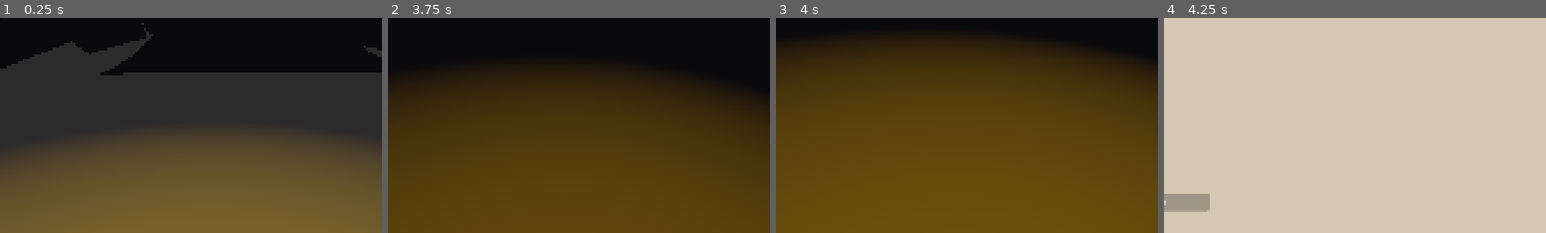
Above: before the commit, frames 1-4 (left to right).
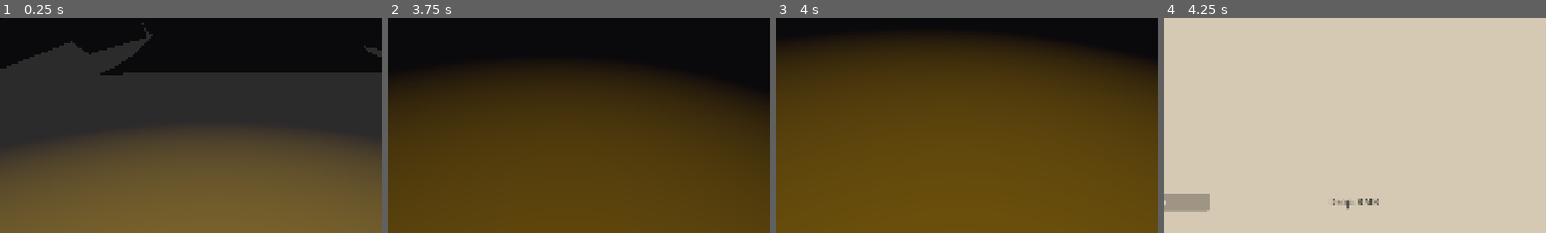
Above: after the commit, the same moments.

Repository: JFCarson/goon-tomb
Game: Godot game, scene res://main.tscn
The game is run twice, just before and just after one commit, with the same random seed, the same clock (stepped at 60 frames per second) and the same inputs.
Inputs (mouse positions are % of the whole screen's width and height, from its top left):
- Up to frame 1 (0.25 s): no input
- Up to frame 2 (3.75 s): tap Enter at 0.5 s; move the mouse to (55, 50) at 0.52 s; hold W (move_forward) from 0.53 s (still down); tap E (interact) at 0.6, 1.55, 2.85 s; tap Space (jump) at 0.77, 1.52, 3.02 s; right-click (55, 50) at 0.8 s; move the mouse to (45, 50) at 1.27 s; right-click (45, 50) at 1.35 s; move the mouse to (52, 48) at 2.02 s; hold Ctrl (crouch) 2.03-2.78 s; right-click (52, 48) at 2.3 s; move the mouse to (49, 52) at 2.77 s; move the mouse to (57, 51) at 3.52 s; hold Shift (sprint) from 3.53 s (still down)
- Up to frame 3 (4 s): keep holding W (move_forward); keep holding Shift (sprint); tap Space (jump) at 3.77 s; right-click (57, 51) at 3.8 s
- Up to frame 4 (4.25 s): keep holding W (move_forward); keep holding Shift (sprint); tap I (toggle_inventory) at 4.15 s
The pictures show only the part of the screen within x 22-72%, y 50-100%; the shares and areas given below are measured in that part.

Frames 1-3 are identical in both runs. In frame 4, 0.2% of the frame differs, in the area x 44-57%, y 84-90%.

Commit message:
feat(items): added drop functionality to the ui inventory

Diff:
--- a/dungeon/Door/door.tscn
+++ b/dungeon/Door/door.tscn
@@ -4,7 +4,6 @@
 [ext_resource type="PackedScene" uid="uid://irhm7hnwx7r5" path="res://assets/models/Door/Door.glb" id="2_r4ow2"]
 [ext_resource type="AudioStream" uid="uid://o7bsbxa52y05" path="res://assets/audio/Door/open.wav" id="3_sdsw2"]
 [ext_resource type="AudioStream" uid="uid://bnjcyf48iqygi" path="res://assets/audio/Door/close.wav" id="4_pte1u"]
-
 
 [sub_resource type="BoxShape3D" id="BoxShape3D_amx8r"]
 size = Vector3(0.17218018, 2.0072064, 0.98883057)
@@ -18,7 +17,7 @@
 [node name="DoorModel" parent="AnimatableBody3D" unique_id=511604472 instance=ExtResource("2_r4ow2")]
 transform = Transform3D(1, 0, 0, 0, 1, 0, 0, 0, 1, 0, -0.883, 0.507)
 
-[node name="Sphere" parent="AnimatableBody3D/DoorModel" index="0" unique_id=2043475446]
+[node name="Sphere" parent="AnimatableBody3D/DoorModel" index="0" unique_id=244456458]
 transform = Transform3D(0.074958384, 0, 0, 0, 0.074958384, 0, 0, 0, 0.074958384, 0, 0, 0)
 
 [node name="CollisionShape3D" type="CollisionShape3D" parent="AnimatableBody3D" unique_id=106858595]
--- a/dungeon/Lever/lever.tscn
+++ b/dungeon/Lever/lever.tscn
@@ -4,7 +4,6 @@
 [ext_resource type="PackedScene" uid="uid://carp1e6cyye6h" path="res://assets/models/Lever/Lever.glb" id="2_krmxv"]
 [ext_resource type="AudioStream" uid="uid://bpml0aieyqqg8" path="res://assets/audio/Lever/down.wav" id="3_fcc0r"]
 [ext_resource type="AudioStream" uid="uid://ck0wohnbhqy4h" path="res://assets/audio/Lever/up.wav" id="4_52k85"]
-
 
 [sub_resource type="BoxShape3D" id="BoxShape3D_amx8r"]
 size = Vector3(0.48012924, 0.9951172, 0.4038086)
@@ -13,7 +12,6 @@
 
 [node name="Lever" type="StaticBody3D" parent="." unique_id=1450255964]
 script = ExtResource("1_epjge")
-prompt_message = "Pull"
 
 [node name="LeverModel" parent="Lever" unique_id=362290194 instance=ExtResource("2_krmxv")]
 transform = Transform3D(7, 0, 0, 0, 7, 0, 0, 0, 7, 0, 0, 0)
--- a/project.godot
+++ b/project.godot
@@ -32,7 +32,8 @@
 "res://src/": "gray",
 "res://src/entity/": "yellow",
 "res://src/interactable/": "blue",
-"res://src/overlays/": "green"
+"res://src/overlays/": "green",
+"res://src/world/": "teal"
 }
 
 [filesystem]
@@ -82,6 +83,16 @@
 "events": [Object(InputEventKey,"resource_local_to_scene":false,"resource_name":"","device":-1,"window_id":0,"alt_press …(192 unchanged characters)…
 ]
 }
+use_primary={
+"deadzone": 0.2,
+"events": [null, Object(InputEventMouseButton,"resource_local_to_scene":false,"resource_name":"","device":-1,"window_id":0,"alt_pressed":false,"shift_pressed":false,"ctrl_pressed":false,"meta_pressed":false,"button_mask":0,"position":Vector2(0, 0),"global_position":Vector2(0, 0),"factor":1.0,"button_index":1,"canceled":false,"pressed":false,"double_click":false,"script":null)
+]
+}
+use_secondary={
+"deadzone": 0.2,
+"events": [Object(InputEventMouseButton,"resource_local_to_scene":false,"resource_name":"","device":-1,"window_id":0,"alt_pressed":false,"shift_pressed":false,"ctrl_pressed":false,"meta_pressed":false,"button_mask":0,"position":Vector2(0, 0),"global_position":Vector2(0, 0),"factor":1.0,"button_index":2,"canceled":false,"pressed":false,"double_click":false,"script":null)
+]
+}
 crouch={
 "deadzone": 0.2,
 "events": [Object(InputEventKey,"resource_local_to_scene":false,"resource_name":"","device":-1,"window_id":0,"alt_press …(195 unchanged characters)…
--- a/src/entity/Player.tscn
+++ b/src/entity/Player.tscn
@@ -32,6 +32,8 @@
 [sub_resource type="CapsuleShape3D" id="CapsuleShape3D_68jae"]
 radius = 0.3
 height = 1.8
+
+[sub_resource type="BoxShape3D" id="BoxShape3D_lvook"]
 
 [node name="Player" type="CharacterBody3D" unique_id=1390332273]
 script = ExtResource("1_8sy0d")
@@ -95,6 +97,10 @@
 target_position = Vector3(0, 0, -2)
 collision_mask = 3
 
+[node name="DropShapeCast" type="ShapeCast3D" parent="GameCameraController/PlayerCameraHead/Camera3D" unique_id=1018629330]
+transform = Transform3D(1, 0, 0, 0, 1, 0, 0, 0, 1, 0, 1, -1)
+shape = SubResource("BoxShape3D_lvook")
+
 [node name="PlayerActionController" type="Node" parent="." unique_id=1749193609]
 script = ExtResource("3_ebxi0")
 metadata/_custom_type_script = "uid://bcuhr28pctwqc"
--- a/src/entity/scripts/generic/component/inventory.gd
+++ b/src/entity/scripts/generic/component/inventory/inventory.gd
@@ -94,7 +94,7 @@
 
 	var count : int = 0
 
-	for inventory_item : InventoryItem in inventory:
+	for inventory_item : InventoryItem in inventory.items:
 		if inventory_item.definition == item:
 			count += 1
 
--- a/src/entity/scripts/player/controller/camera_controller.gd
+++ b/src/entity/scripts/player/controller/camera_controller.gd
@@ -8,6 +8,7 @@
 @onready var camera : Camera3D = $PlayerCameraHead/Camera3D
 @onready var camera_head : Node3D = $PlayerCameraHead
 @onready var interact_ray : RayCast3D = $PlayerCameraHead/Camera3D/InteractRay
+@onready var drop_shape_cast : ShapeCast3D = $PlayerCameraHead/Camera3D/DropShapeCast
 @onready var camera_look : CameraLook = $PlayerCameraHead/CameraLook
 @onready var camera_bob : CameraBob = $CameraBob
 @onready var camera_sway : CameraSway = $CameraSway
@@ -54,6 +55,19 @@
 	damage_feedback.feedback(magnitude)
 
 
+# Processes a request to drop an item in the world, removing it from the
+# inventory and creating a WorldItem at the DropShapeCast.
+func drop_item_at_shape_cast(item : ItemDefinition, amount : int) -> void:
+	var item_instance : WorldItem = CreateWorldItem.create_item_instance(item, amount)
+	item_instance.visible = false
+
+	get_tree().current_scene.add_child(item_instance)
+
+	var target_position : Vector3 = _calculate_drop_position(item_instance.collision.shape)
+	item_instance.position = target_position
+	item_instance.visible = true
+
+
 ## Private Methods
 # Processes the camera bob effect.
 func _process_bob(delta : float, player_velocity : Vector3) -> void:
@@ -67,6 +81,17 @@
 
 	camera.rotation.x = sway_rotation.x + damage_rotation
 	camera.rotation.z = sway_rotation.z
+
+
+# Calculate the world position of where an item should be dropped.
+func _calculate_drop_position(collision : Shape3D) -> Vector3:
+	drop_shape_cast.shape = collision
+	drop_shape_cast.force_shapecast_update()
+
+	if drop_shape_cast.is_colliding():
+		return drop_shape_cast.get_collision_point(0)
+	else:
+		return drop_shape_cast.to_global(drop_shape_cast.target_position)
 
 
 ## Validation
--- a/src/entity/scripts/player/player.gd
+++ b/src/entity/scripts/player/player.gd
@@ -212,6 +212,9 @@
 	# Listen to changes to the player's inventory.
 	controller[CONTROLLER.INVENTORY].inventory.inventory_updated.connect(_on_inventory_updated)
 
+	# Listen for item drop requests from the inventory.
+	inventory.drop_item.connect(_on_drop_item)
+
 
 # Listen for changes to states.
 func _on_state_changed(target_state : EntityStateEnums.States, value : int) -> void:
@@ -245,6 +248,12 @@
 	var magnitude : float = amount / max_health
 
 	hud.health_feedback(magnitude, HUD.HEALING_FEEDBACK_COLOUR)
+
+
+# Listen for requests to drop an item.
+func _on_drop_item(item_definition : ItemDefinition, amount : int) -> void:
+	controller[CONTROLLER.INVENTORY].remove_item(item_definition, amount)
+	controller[CONTROLLER.CAMERA].drop_item_at_shape_cast(item_definition, amount)
 
 
 ## Debug
--- a/src/game.gd
+++ b/src/game.gd
@@ -1,4 +1,7 @@
+class_name Game
 extends Node3D
+
+## Root node for all scene trees.
 
 
 # DEBUG CODE: Closes the active game window on ESC.
--- a/src/interactable/resources/item/item.gd
+++ b/src/interactable/resources/item/item.gd
@@ -25,10 +25,10 @@
 # Declaration of the weight of the item.
 @export var weight : float
 
+# Toggles whether the item can form stacks in the world.
+@export var can_stack : bool = false
+
 
 @export_group("World")
 # Declaration of the mesh for the item when in the world.
 @export var mesh : Mesh
-
-# Toggles whether the item can form stacks in the world.
-@export var can_stack : bool = false
--- a/src/overlays/inventory_item.tscn
+++ b/src/overlays/inventory_item.tscn
@@ -3,7 +3,8 @@
 [ext_resource type="Texture2D" uid="uid://cf6nkq7vt7hss" path="res://assets/image/icon/item/DEFAULT.png" id="1_cfr5c"]
 [ext_resource type="Script" uid="uid://8pbvlg0g1ck4" path="res://src/overlays/scripts/inventory_item.gd" id="1_h0d7i"]
 
-[node name="Item" type="HBoxContainer" unique_id=1511507202]
+[node name="Item" type="Control" unique_id=1301683046]
+layout_mode = 3
 anchors_preset = 14
 anchor_top = 0.5
 anchor_right = 1.0
@@ -13,34 +14,61 @@
 grow_horizontal = 2
 grow_vertical = 2
 size_flags_horizontal = 3
-size_flags_vertical = 4
-alignment = 1
 script = ExtResource("1_h0d7i")
 
-[node name="Icon" type="TextureRect" parent="." unique_id=1193778304]
+[node name="Background" type="ColorRect" parent="." unique_id=340236572]
+layout_mode = 1
+anchors_preset = 15
+anchor_right = 1.0
+anchor_bottom = 1.0
+grow_horizontal = 2
+grow_vertical = 2
+size_flags_horizontal = 3
+color = Color(0, 0, 0, 0)
+
+[node name="Margin" type="MarginContainer" parent="." unique_id=2082452431]
+layout_mode = 1
+anchors_preset = 15
+anchor_right = 1.0
+anchor_bottom = 1.0
+offset_top = -8.0
+offset_bottom = 8.0
+grow_horizontal = 2
+grow_vertical = 2
+theme_override_constants/margin_left = 8
+theme_override_constants/margin_top = 8
+theme_override_constants/margin_right = 8
+theme_override_constants/margin_bottom = 8
+
+[node name="Values" type="HBoxContainer" parent="Margin" unique_id=711949437]
+layout_mode = 2
+theme_override_constants/separation = 40
+
+[node name="Icon" type="TextureRect" parent="Margin/Values" unique_id=1193778304]
 custom_minimum_size = Vector2(64, 64)
 custom_maximum_size = Vector2(64, 64)
 layout_mode = 2
 size_flags_horizontal = 6
+size_flags_vertical = 4
 texture = ExtResource("1_cfr5c")
 
-[node name="Name" type="Label" parent="." unique_id=227978101]
+[node name="Name" type="Label" parent="Margin/Values" unique_id=227978101]
 layout_mode = 2
-size_flags_horizontal = 6
+size_flags_horizontal = 2
 theme_override_colors/font_color = Color(0.2627451, 0.2627451, 0.2627451, 1)
 theme_override_font_sizes/font_size = 32
 text = "Item Name"
 
-[node name="Amount" type="Label" parent="." unique_id=548894131]
+[node name="Amount" type="Label" parent="Margin/Values" unique_id=548894131]
 layout_mode = 2
-size_flags_horizontal = 6
+size_flags_horizontal = 2
 theme_override_colors/font_color = Color(0.2627451, 0.2627451, 0.2627451, 1)
 theme_override_font_sizes/font_size = 32
 text = "1"
 
-[node name="Weight" type="Label" parent="." unique_id=2106202082]
+[node name="Weight" type="Label" parent="Margin/Values" unique_id=2106202082]
 layout_mode = 2
-size_flags_horizontal = 6
+size_flags_horizontal = 2
 theme_override_colors/font_color = Color(0.2627451, 0.2627451, 0.2627451, 1)
 theme_override_font_sizes/font_size = 32
 text = "0.0"
--- a/src/overlays/player_inventory.tscn
+++ b/src/overlays/player_inventory.tscn
@@ -101,3 +101,10 @@
 [node name="WeightMax" type="Label" parent="PanelContainer/MarginContainer/VBoxContainer/Footer/WeightProgressBar/WeightValue" unique_id=204882943]
 layout_mode = 2
 text = "0.0"
+
+[node name="DropTEMP" type="Label" parent="PanelContainer/MarginContainer/VBoxContainer/Footer" unique_id=1335729291]
+layout_mode = 2
+size_flags_horizontal = 10
+theme_override_colors/font_color = Color(0.2627451, 0.2627451, 0.2627451, 1)
+theme_override_font_sizes/font_size = 24
+text = "Drop: RMB"
--- a/src/overlays/scripts/inventory_item.gd
+++ b/src/overlays/scripts/inventory_item.gd
@@ -1,15 +1,62 @@
 class_name InventoryItemRow
-extends HBoxContainer
+extends Control
 
 ## Instanceable scene parent component for presenting inventory items in the
 ## inventory UI.
+##
+## This component should never be directly added to the scene tree, and should
+## be created via code.
 
 
 ## Components
-@onready var icon_rect : TextureRect = $Icon
-@onready var name_label : Label = $Name
-@onready var amount_label : Label = $Amount
-@onready var weight_label : Label = $Weight
+@onready var container : MarginContainer = $Margin
+@onready var background_rect : ColorRect = $Background
+
+@onready var values_hbox : HBoxContainer = container.get_node("Values")
+
+@onready var icon_rect : TextureRect = values_hbox.get_node("Icon")
+@onready var name_label : Label = values_hbox.get_node("Name")
+@onready var amount_label : Label = values_hbox.get_node("Amount")
+@onready var weight_label : Label = values_hbox.get_node("Weight")
+
+
+## Config
+# Stores the background alpha values for when the container is hovered and
+# unhovered.
+const HOVERED_ALPHA : float = 0.1
+const UNHOVERED_ALPHA : float = 0
+
+
+## Signals
+# Signalled when the player has requested to drop this item.
+signal request_drop_self(item_definition : ItemDefinition)
+
+
+## Runtime State
+# Store reference to the item that this component displays.
+var item_definition : ItemDefinition
+
+# Stores the hover state of the row.
+var is_hovered : bool = false
+
+
+## Process
+func _ready() -> void:
+	# Set the container height to fit its children.
+	custom_minimum_size.y = container.size.y
+
+	# Enforce the background alpha is in its default state.
+	background_rect.color.a = UNHOVERED_ALPHA
+
+	# Connect mouse entered/exited signals to their relevant functions.
+	mouse_entered.connect(_on_mouse_entered)
+	mouse_exited.connect(_on_mouse_exited)
+
+
+func _input(event: InputEvent) -> void:
+	# Handle drop requests for the item.
+	if is_hovered and event.is_action_released("use_secondary"):
+		request_drop_self.emit(item_definition)
 
 
 ## Public Interface
@@ -18,9 +65,23 @@
 # combined amount of the entire stack.
 func populate(item : ItemDefinition, amount : int) -> void:
 	var combined_amount : float = amount * item.weight
+	item_definition = item
 
-	icon_rect.texture = item.icon
-	name_label.text = item.name
-	name_label.add_theme_color_override("font_color", ItemEnums.rarity_colour[item.rarity])
+	icon_rect.texture = item_definition.icon
+	name_label.text = item_definition.name
+	name_label.add_theme_color_override("font_color", ItemEnums.rarity_colour[item_definition.rarity])
 	amount_label.text = str(amount)
 	weight_label.text = str(combined_amount)
+
+
+## Listeners
+# Change the background alpha when hovered to be the hovered value.
+func _on_mouse_entered() -> void:
+	background_rect.color.a = HOVERED_ALPHA
+	is_hovered = true
+
+
+# Change the background alpha when unhovered to be the unhovered value.
+func _on_mouse_exited() -> void:
+	background_rect.color.a = UNHOVERED_ALPHA
+	is_hovered = false
--- a/src/overlays/scripts/player_inventory.gd
+++ b/src/overlays/scripts/player_inventory.gd
@@ -9,11 +9,21 @@
 @onready var weight_label : Label = $PanelContainer/MarginContainer/VBoxContainer/Footer/WeightProgressBar/WeightValue/Weight
 @onready var weight_max_label : Label = $PanelContainer/MarginContainer/VBoxContainer/Footer/WeightProgressBar/WeightValue/WeightMax
 
+
+## Config
+# Stores reference the the item row scene.
 const ITEM_ROW_SCENE : PackedScene = preload("res://src/overlays/inventory_item.tscn")
+
+
+## Signals
+# Signalled when the player has requested to drop an item.
+signal drop_item(item_definition : ItemDefinition)
+
 
 ## Runtime State
 # Stores whether the inventory is open.
 var inventory_is_open : bool = false
+
 
 # Stores a copy of the inventory, which is displayed by the component.
 # Creates an empty inventory on ready, which can be replaced.
@@ -50,7 +60,8 @@
 	_propogate_state()
 
 ## Private Methods
-# Propogates the state of the component to the visual elements.
+# Propogates the state of the component to the visual elements, and sets up
+# listeners for each item.
 func _propogate_state() -> void:
 	weight_label.text = str(weight_value)
 	weight_max_label.text = str(weight_max_value)
@@ -65,3 +76,17 @@
 			item_container.add_child(instance)
 
 			instance.populate(i.definition, i.amount)
+
+			_connect_row_signals(instance)
+
+
+## Listeners
+# Connect signals to listener functions for item rows.
+func _connect_row_signals(instance : InventoryItemRow) -> void:
+	# Create a listener for item drop requests.
+	instance.request_drop_self.connect(_on_request_item_drop)
+
+
+# Handles a request for an item to be dropped
+func _on_request_item_drop(item_definition : ItemDefinition) -> void:
+	drop_item.emit(item_definition, 1)
--- /dev/null
+++ b/src/world/scripts/create_world_item.gd
@@ -0,0 +1,20 @@
+class_name CreateWorldItem
+extends RefCounted
+
+## Processes the creation of WorldItem instances.
+
+
+## Config
+const WORLD_ITEM_SCENE : PackedScene = preload("res://src/interactable/world_item.tscn")
+
+
+## Public Interface
+# Creates a world item at the provided position, and returns the instance.
+static func create_item_instance(item : ItemDefinition, amount : int = 1, world_position : Vector3 = Vector3.ZERO) -> WorldItem:
+	var world_item_instance : WorldItem = WORLD_ITEM_SCENE.instantiate()
+
+	world_item_instance.data = item
+	world_item_instance.stack_amount = amount
+	world_item_instance.position = world_position
+
+	return world_item_instance
Renamed: src/entity/scripts/generic/component/inventory.gd.uid -> src/entity/scripts/generic/component/inventory/inventory.gd.uid
Not shown, added: src/world/scripts/create_world_item.gd.uid
